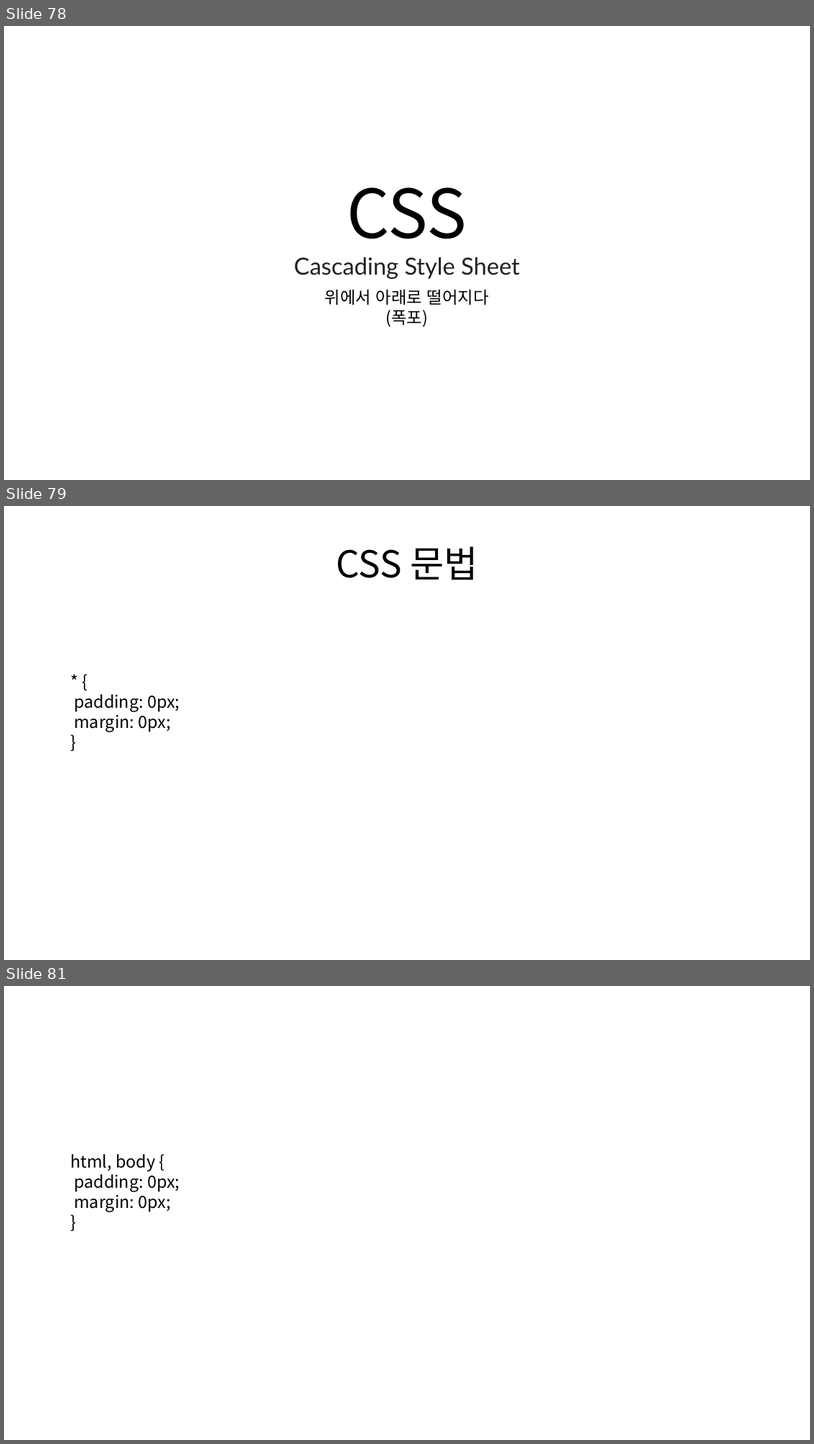
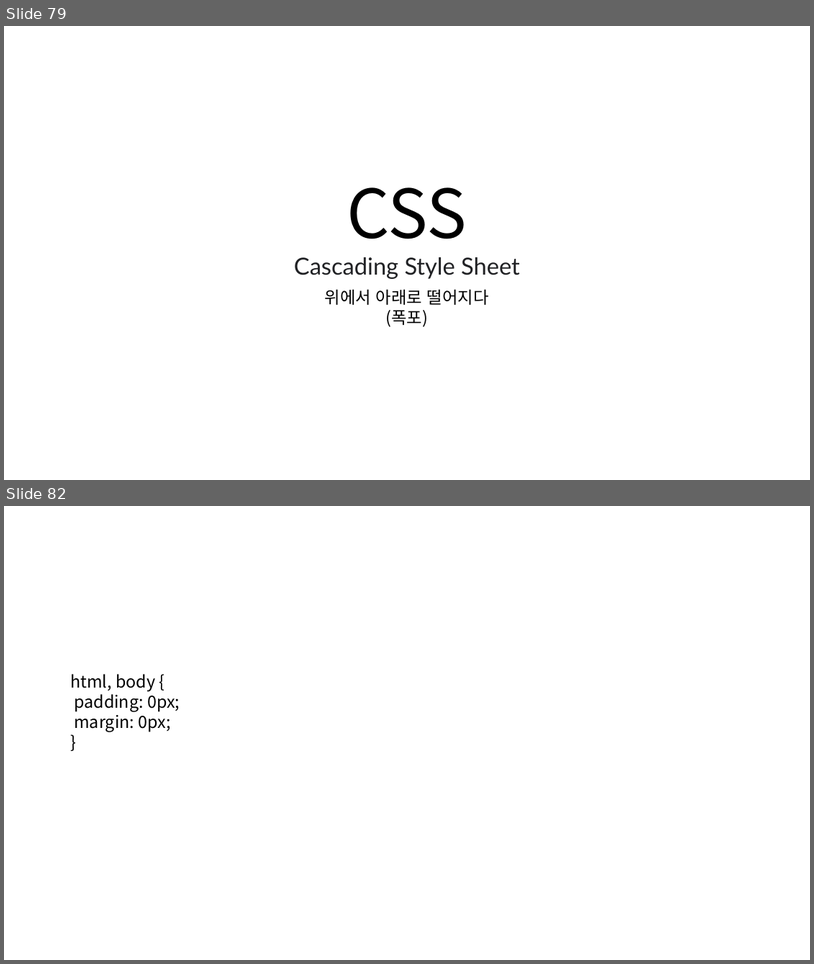
Before and after one commit to MainFe/mainfe.github.io, a slide deck: ppt/web-design.pptx. Shown one above the other, each under a label of ours: slides 78, 79 and 81 before the commit, slides 79 and 82 after it; the slides between them are not shown. The pictures are 814x1444 and 814x964 pixels, drawn with LibreOffice and Linux fonts; fonts in the diff are those of the drawing. Boxes give left, top, right and bottom in pixels: in the first picture for what was removed or moved away, otherwise in the second. Text is boxed around its words. In the diff, an @@ line names an element or a change of style, - is before the commit and + after.

```diff
--- a/ppt/web-design.pptx
+++ b/ppt/web-design.pptx
@@ slide 79 removed at box(4, 506, 810, 960), background #FFFFFF @@
@@ text removed at box(336, 546, 478, 580) @@
-CSS 문법
@@ text removed at box(74, 694, 180, 732) @@
-* {
-padding: 0px;
-margin: 0px;
-}
@@ what was slide 78 is now slide 79 @@
@@ what was slide 81 is now slide 82 @@
```
Also in this commit, not shown: 14 slides changed, 41 slides added, 9 other slides removed, 2 other files.
